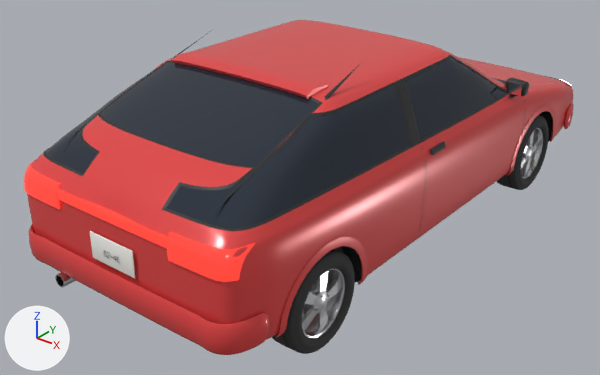
Renders of the glTF model cars/eg6.glb from each side of a commit.
The view is the same before and after, from a 50 mm lens placed at (3.05, -4.33, 2.78), pointed at (-0.13, -0.35, 0.31). The lights are fixed; the arrows at lower left show +X, +Y and +Z. The first picture is the older version. Vertices at exactly the same position are counted once.

Before the edit, the objects in view are built like this:
```python
ob_body = bpy.data.objects.new('Body', me_shell_001)
ob_body.location = (0.0, 0.0, 0.0)
ob_wheel_fr = bpy.data.objects.new('Wheel_FR', me_wheel_fr)
ob_wheel_fr.location = (0.738, 1.235, 0.29)
ob_wheel_rr = bpy.data.objects.new('Wheel_RR', me_wheel_rr)
ob_wheel_rr.location = (0.733, -1.335, 0.29)
```
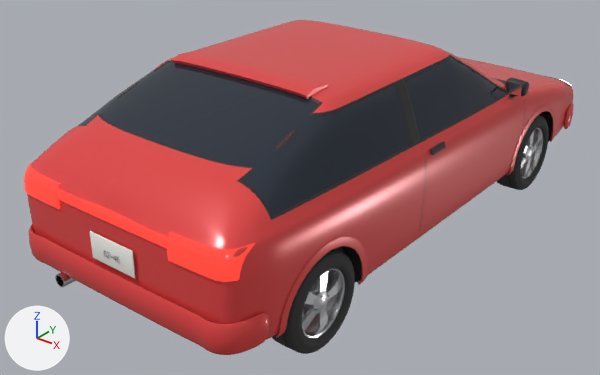
Where the change shows, as pixel boxes (x1, y1, x2, y2) in the pictures (600 x 375 px; the box of a moved part takes in the faces that stretch with it):
part 1 of me_shell_001, moved or reshaped
    before: (43, 30, 498, 278)
    after: (43, 68, 498, 335)
part 2 of me_shell_001, recoloured
    both: (47, 128, 265, 227)

Patch to the scene script:
```diff
--- a/cars/eg6.glb.py
+++ b/cars/eg6.glb.py
@@ me_shell_001 @@
 # used by ob_body; location = (0.0, 0.0, 0.0)
-me_shell_001.from_pydata(...)  # 42666 vertices, 83674 faces; spans x -0.89..0.89, y -2.09..2.09, z 0.22..1.41
+me_shell_001.from_pydata(...)  # 42706 vertices, 83754 faces; spans x -0.89..0.89, y -2.09..2.09, z 0.22..1.35
+# me_shell_001 part 1: 29 vertices moved from x -0.83..0.83, y -2.05..0.79, z 0.62..1.25 to x -0.83..0.83, y -2.05..0.82, z 0.62..1.25; 256 vertices removed from x -0.8..0.8, y -1.96..0.79, z 0.88..1.41; 296 vertices added at x -0.84..0.84, y -1.95..0.82, z 0.26..1.27
+# me_shell_001 part 2: 353 faces spanning x -0.76..0.76, y -1.94..-1.71, z 0.94..1.06 switch from mat_glass (dark blue #303845) to mat_paint (red #e54545)
+# other edits to the shape of me_shell_001 do not show in these pictures
 me_shell_001.materials.append(mat_trim)
```
